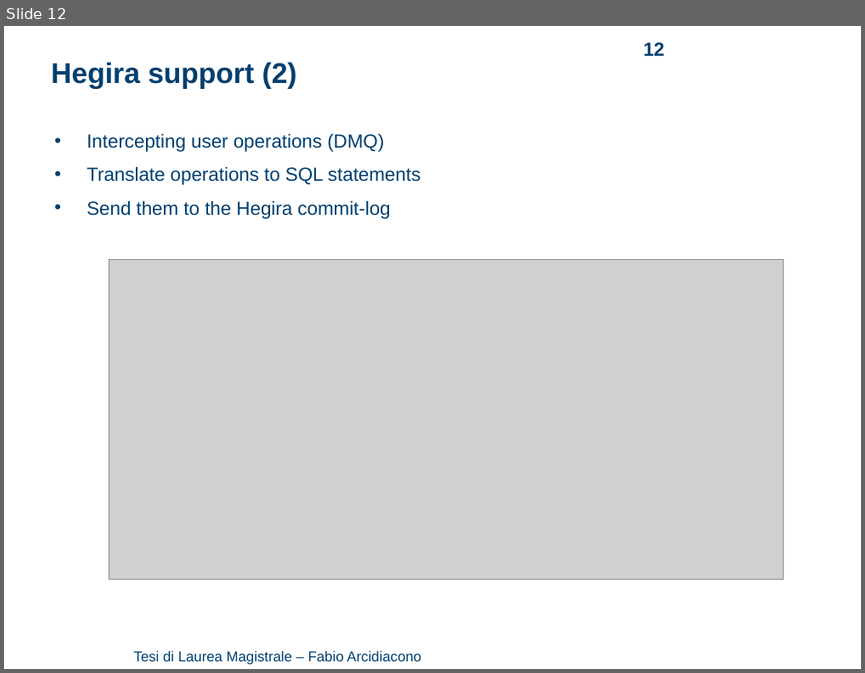
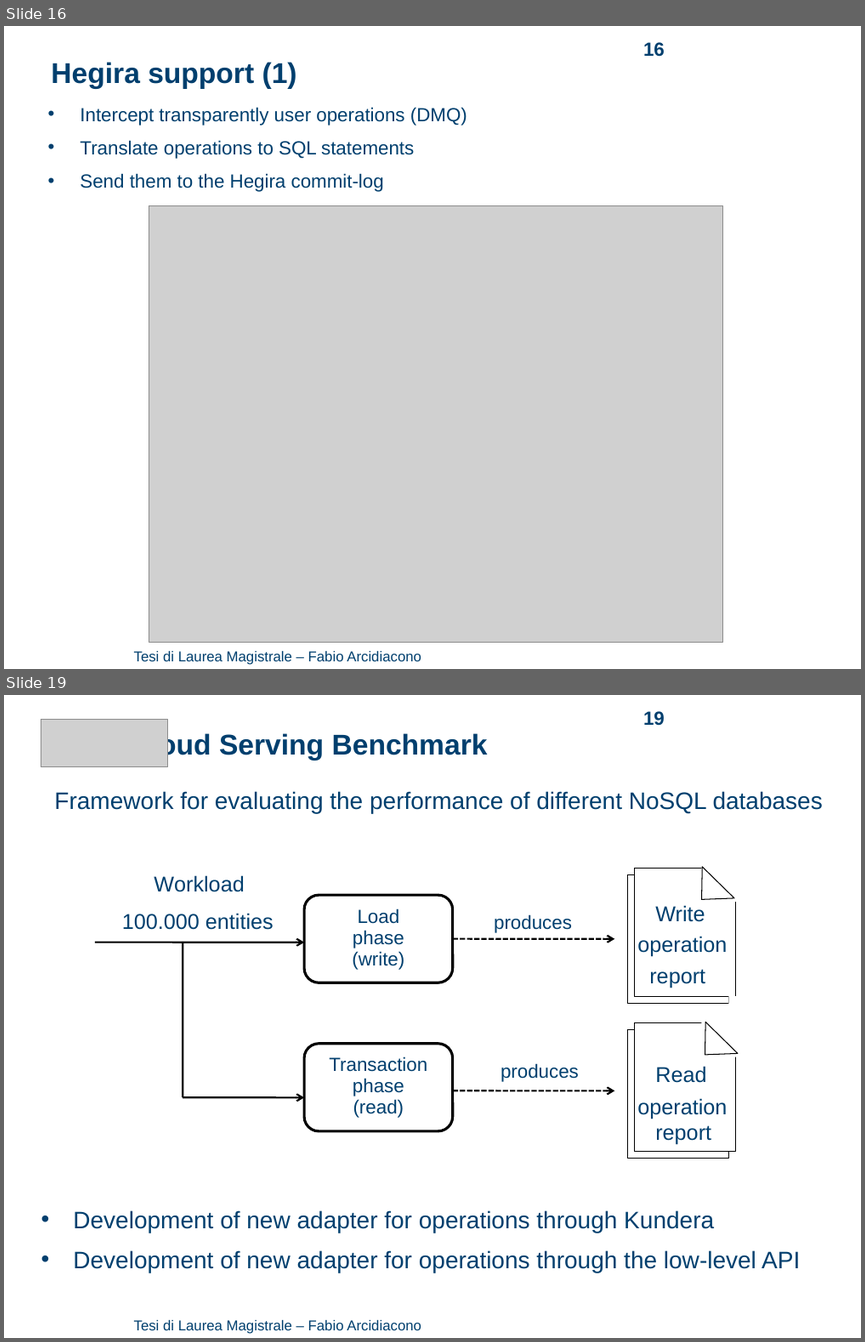
Before and after one commit to arci/thesis, a slide deck: presentation/ThesisPresentation.ppt. Shown one above the other, each under a label of ours: slide 12 before the commit, slides 16 and 19 after it; the slides between them are not shown. The pictures are 865x673 and 865x1342 pixels, drawn with LibreOffice and Linux fonts; fonts in the diff are those of the drawing; grey boxes stand for pictures; background and template pictures are left out. Boxes give left, top, right and bottom in pixels: in the first picture for what was removed or moved away, otherwise in the second. Text is boxed around its words. In the diff, an @@ line names an element or a change of style, - is before the commit and + after.

```diff
--- a/presentation/ThesisPresentation.ppt
+++ b/presentation/ThesisPresentation.ppt
@@ slide 19 added at (x1=4, y1=695, x2=861, y2=1338), background #FFFFFF; not listed: 1 template element that a slide beside it also shows @@
@@ picture added at (x1=41, y1=719, x2=168, y2=766) @@
@@ page number added at (x1=643, y1=711, x2=664, y2=726), 16 pt, text #003F6E, bold @@
+19
@@ text added at (x1=131, y1=732, x2=488, y2=760), 24 pt, text #003F6E, bold @@
+Cloud Serving Benchmark
@@ text added at (x1=54, y1=791, x2=823, y2=813), 20 pt, text #003F6E @@
+Framework for evaluating the performance of different NoSQL databases
@@ group added at (x1=95, y1=841, x2=763, y2=1158): 8 rectangles, 7 texts, 4 arrows, 2 rounded rectangles, 2 triangles, 1 line @@
+Workload
+100.000 entities
+Transaction
+phase
+(read)
+Load
+phase
+(write)
+Write
+operation
+report
+Read
+operation
+report
+produces
+produces
@@ text added at (x1=73, y1=1210, x2=800, y2=1272), 20 pt, text #003F6E @@
+• Development of new adapter for operations through Kundera
+• Development of new adapter for operations through the low-level API
@@ what was slide 12 is now slide 16 @@
@@ slide 16 changed as well @@
@@ page number at (x1=643, y1=42, x2=664, y2=57): text changed @@
-12
+16
@@ text at (x1=51, y1=62, x2=297, y2=89): text changed @@
-Hegira support (2)
+Hegira support (1)
@@ text "Intercept transparently user operations (DMQ)" moved from (x1=86, y1=133, x2=420, y2=219) to (x1=80, y1=107, x2=467, y2=192) @@
@@ text at (x1=80, y1=107, x2=467, y2=125): text changed @@
-• Intercepting user operations (DMQ)
+• Intercept transparently user operations (DMQ)
@@ picture resized from (x1=109, y1=260, x2=783, y2=579) to (x1=148, y1=206, x2=722, y2=643) @@
```
Also in this commit, not shown: 11 other slides changed, 11 other slides added, 1 slide removed, 14 other files.
